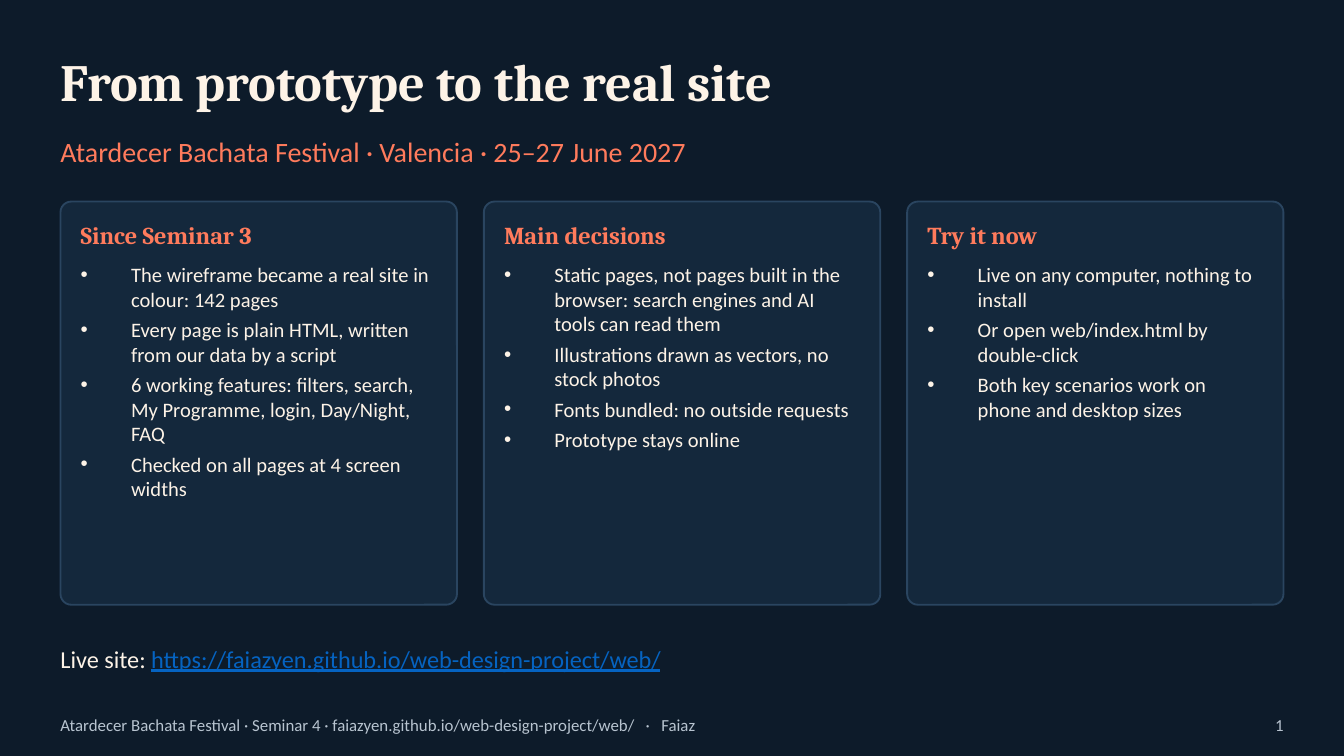
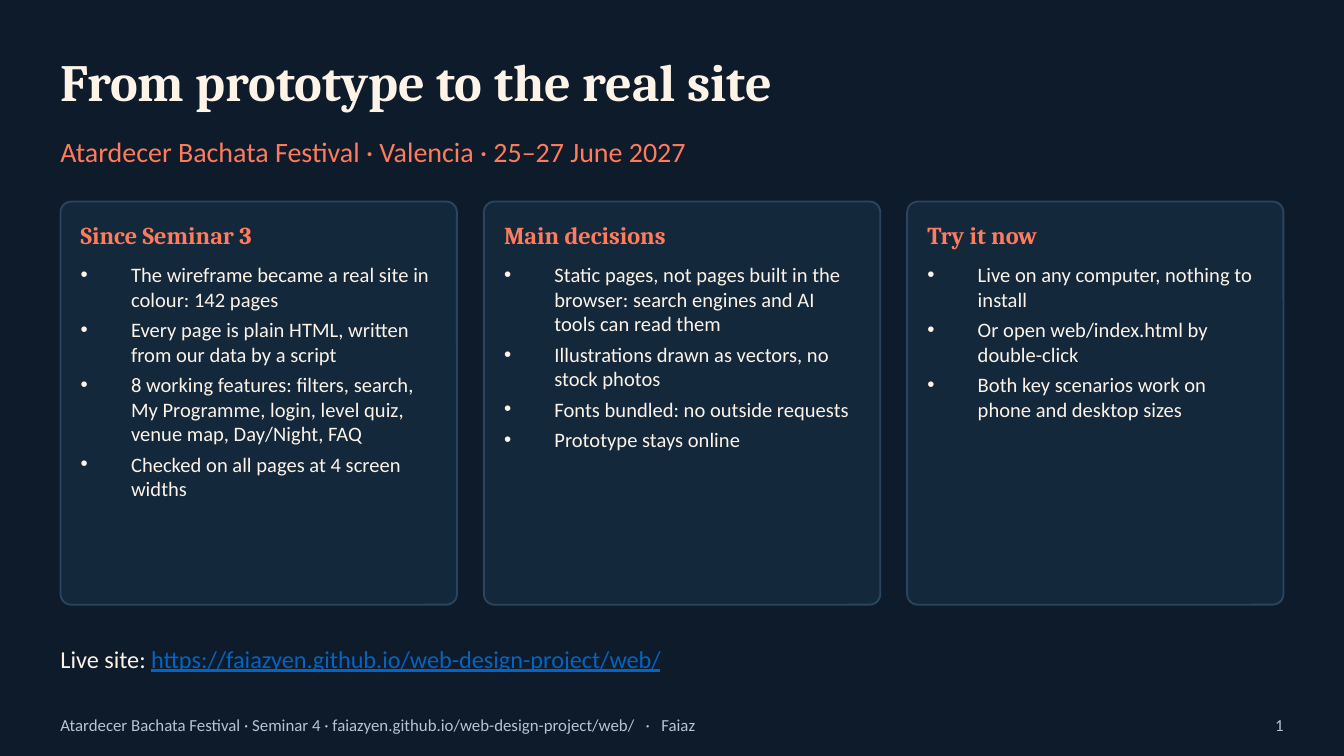
Before and after one commit to faiazyen/web-design-project, a slide deck: slide 1 of Seminar 4 Submission/presentation.pptx. Drawn at 1344x756 pixels with LibreOffice and Linux fonts; fonts in the diff are those of the drawing. Boxes give left, top, right and bottom in pixels: in the first picture for what was removed or moved away, otherwise in the second. Text is boxed around its words. In the diff, an @@ line names an element or a change of style, - is before the commit and + after.

```diff
--- a/Seminar 4 Submission/presentation.pptx
+++ b/Seminar 4 Submission/presentation.pptx
@@ text at (x1=131, y1=377, x2=414, y2=445): text changed @@
-• 6 working features: filters, search, My Programme, login, Day/Night, FAQ
+• 8 working features: filters, search, My Programme, login, level quiz, venue map, Day/Night, FAQ
```
Also in this commit, not shown: 2 other slides changed, 23 other files.
